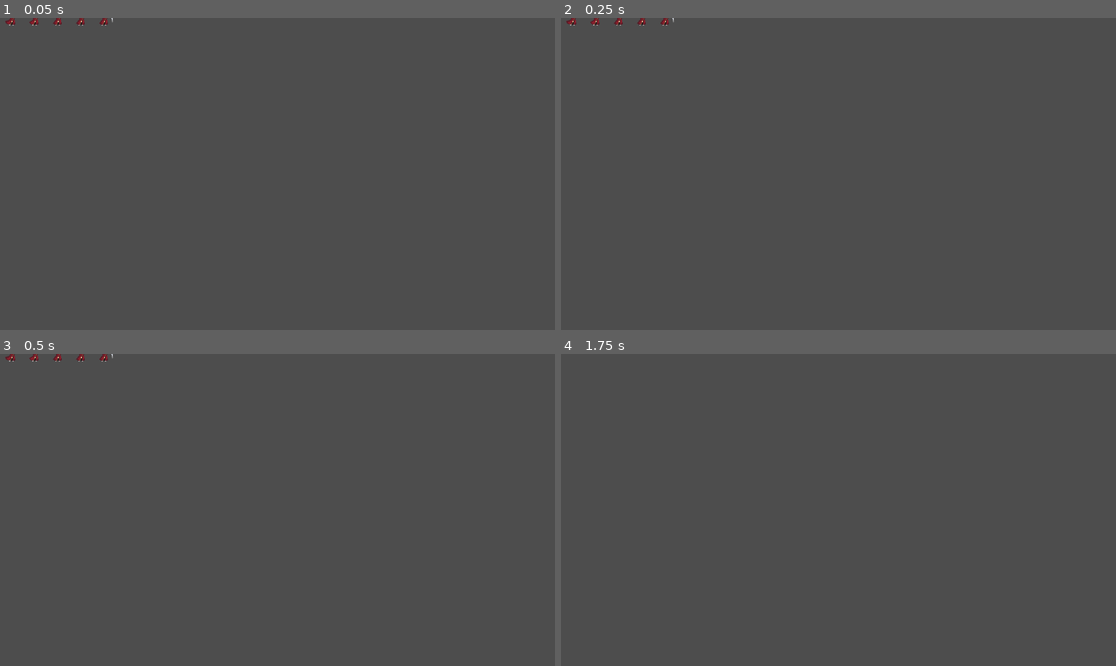
Above: before the commit, frames 1-4 (two rows, left to right).
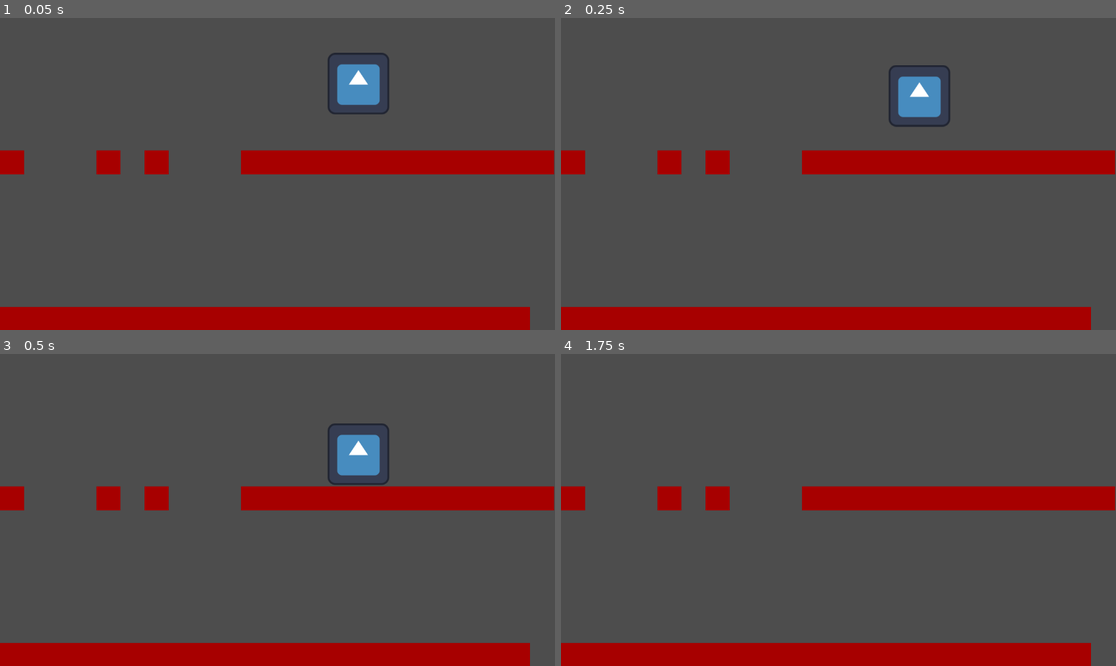
Above: after the commit, the same moments.

Repository: brunopdrocha/AULA_IBMEC_JOGO
Game: Godot game, scene res://principal.tscn
The game is run twice, just before and just after one commit, with the same random seed, the same clock (stepped at 60 frames per second) and the same inputs. The engine's default icon, where the game draws it, is replaced by a stand-in: a white triangle on a blue panel in a dark square.
Inputs:
- Up to frame 1 (0.05 s): no input
- Up to frame 2 (0.25 s): no input
- Up to frame 3 (0.5 s): no input
- Up to frame 4 (1.75 s): hold W (ui_up) 0.53-1.28 s; hold D (ui_right) from 0.53 s (still down); tap W (ui_up) at 1.35, 1.52 s

The runs differ from the first frame. In frame 1, 14% of the frame differs, in the area x 0-100%, y 0-100%; in frame 2, 14%; in frame 3, 14%; in frame 4, 12%.

Commit message:
Implementacao de plataforma e movimentacao no boneco

Diff:
--- /dev/null
+++ b/2-Aula/character.gd
@@ -0,0 +1,20 @@
+extends CharacterBody2D
+
+@export var speed = 600
+@export var gravidade = 800
+@export var pulo = -300
+
+func _physics_process(delta):
+	velocity.y += delta * gravidade
+
+	if Input.is_action_pressed("ui_left"):
+		velocity.x = -speed
+	elif Input.is_action_pressed("ui_right"):
+		velocity.x = speed
+	else:
+		velocity.x = 0
+
+	if Input.is_action_pressed("ui_up") and is_on_floor():
+		velocity.y = pulo
+
+	move_and_slide()
--- /dev/null
+++ b/2-Aula/character.tscn
@@ -0,0 +1,19 @@
+[gd_scene load_steps=4 format=3 uid="uid://cu8ddafqpwxfd"]
+
+[ext_resource type="Texture2D" uid="uid://cvqqt3qgux63e" path="res://icon.svg" id="1_7rwj3"]
+[ext_resource type="Script" path="res://character.gd" id="2_0gmow"]
+
+[sub_resource type="RectangleShape2D" id="RectangleShape2D_4tasd"]
+size = Vector2(130, 130)
+
+[node name="Character" type="Node2D"]
+
+[node name="CharacterBody2D" type="CharacterBody2D" parent="."]
+script = ExtResource("2_0gmow")
+
+[node name="Sprite2D" type="Sprite2D" parent="CharacterBody2D"]
+texture = ExtResource("1_7rwj3")
+
+[node name="CollisionShape2D" type="CollisionShape2D" parent="CharacterBody2D"]
+position = Vector2(0, 2)
+shape = SubResource("RectangleShape2D_4tasd")
--- a/2-Aula/character_body_2d.gd
+++ /dev/null
@@ -1,13 +0,0 @@
-extends CharacterBody2D
-
-
-@export var SPEED = 300.0
-const JUMP_VELOCITY = -400.0
-
-func get_input():
-	var direcao = Input.get_vector("ui_left","ui_right","ui_up","ui_down")
-	velocity = direcao * SPEED
-
-func _physics_process(delta: float) -> void:
-	get_input()
-	move_and_slide()
--- /dev/null
+++ b/2-Aula/plataform.tscn
@@ -0,0 +1,17 @@
+[gd_scene load_steps=3 format=3 uid="uid://dkidughdswkyy"]
+
+[ext_resource type="Texture2D" uid="uid://dicsw4bd8nxf8" path="res://quadrado.png" id="1_ndg3h"]
+
+[sub_resource type="RectangleShape2D" id="RectangleShape2D_ohd7c"]
+size = Vector2(50, 50)
+
+[node name="Plataform" type="Node2D"]
+
+[node name="RigidBody2D" type="RigidBody2D" parent="."]
+gravity_scale = 0.0
+
+[node name="CollisionShape2D" type="CollisionShape2D" parent="RigidBody2D"]
+shape = SubResource("RectangleShape2D_ohd7c")
+
+[node name="Sprite2D" type="Sprite2D" parent="RigidBody2D/CollisionShape2D"]
+texture = ExtResource("1_ndg3h")
--- a/2-Aula/principal.gd
+++ b/2-Aula/principal.gd
@@ -1,14 +1,31 @@
 extends Node2D
 
-@export var magic_number = 3
-var imprimiu = false
-# Called when the node enters the scene tree for the first time.
-func _ready() -> void:
-	print_debug("Start the Game") # Replace with function body.
+const plat = preload("res://plataform.tscn")
+var uma_plat
 
+func _ready():
+	var tamanho = 50
 
-# Called every frame. 'delta' is the elapsed time since the previous frame.
-func _process(delta: float) -> void:
-	if magic_number > 5 and not imprimiu:
-		print_debug("Numero magico aumentou")
-		imprimiu = true
+	var contador = 0
+	while contador < 22:
+		uma_plat = plat.instantiate()
+		uma_plat.position.y = 625
+		uma_plat.position.x = tamanho * (contador + 1) - 25
+		self.add_child(uma_plat)
+		contador += 1
+
+	var locais = [
+		1,0,0,0,1,0,
+		1,0,0,0,1,
+		1,1,1,1,1,
+		1,1,1,1,1,1,1
+	]
+
+	contador = 0
+	for i in locais:
+		if i == 1:
+			uma_plat = plat.instantiate()
+			uma_plat.position.y = 300
+			uma_plat.position.x = tamanho * (contador + 1) - 25
+			self.add_child(uma_plat)
+		contador += 1
--- a/2-Aula/principal.tscn
+++ b/2-Aula/principal.tscn
@@ -1,15 +1,10 @@
-[gd_scene load_steps=4 format=3 uid="uid://xnnf5xhym2ah"]
+[gd_scene load_steps=3 format=3 uid="uid://xnnf5xhym2ah"]
 
 [ext_resource type="Script" path="res://principal.gd" id="1_nka2u"]
-[ext_resource type="Script" path="res://character_body_2d.gd" id="2_s1ua7"]
-[ext_resource type="Texture2D" uid="uid://bqe50olpi7gk4" path="res://WieldWeaponReaper-Sheet.png" id="2_u5uui"]
+[ext_resource type="PackedScene" uid="uid://cu8ddafqpwxfd" path="res://character.tscn" id="2_yp71y"]
 
 [node name="Principal" type="Node2D"]
 script = ExtResource("1_nka2u")
-magic_number = 6
 
-[node name="CharacterBody2D" type="CharacterBody2D" parent="."]
-script = ExtResource("2_s1ua7")
-
-[node name="Sprite2D" type="Sprite2D" parent="CharacterBody2D"]
-texture = ExtResource("2_u5uui")
+[node name="Character" parent="." instance=ExtResource("2_yp71y")]
+position = Vector2(744, 135)
--- a/2-Aula/project.godot
+++ b/2-Aula/project.godot
@@ -12,35 +12,35 @@
 
 config/name="Movimento"
 run/main_scene="res://principal.tscn"
-config/features=PackedStringArray("4.3", "GL Compatibility")
+config/features=PackedStringArray("4.2", "GL Compatibility")
 config/icon="res://icon.svg"
 
 [input]
 
 ui_left={
 "deadzone": 0.5,
-"events": [Object(InputEventKey,"resource_local_to_scene":fa …(171 unchanged characters)… _keycode":0,"key_label":0,"unicode":97,"location":0,"echo":false,"script":null)
+"events": [Object(InputEventKey,"resource_local_to_scene":fa …(171 unchanged characters)… _keycode":0,"key_label":0,"unicode":97,"echo":false,"script":null)
 , Object(InputEventJoypadButton,"resource_local_to_scene":false,"resource_name":"","device":0,"button_index":13,"pressure":0.0,"pressed":false,"script":null)
 , Object(InputEventJoypadMotion,"resource_local_to_scene":false,"resource_name":"","device":0,"axis":0,"axis_value":-1.0,"script":null)
 ]
 }
 ui_right={
 "deadzone": 0.5,
-"events": [Object(InputEventKey,"resource_local_to_scene":fa …(172 unchanged characters)… keycode":0,"key_label":0,"unicode":100,"location":0,"echo":false,"script":null)
+"events": [Object(InputEventKey,"resource_local_to_scene":fa …(172 unchanged characters)… keycode":0,"key_label":0,"unicode":100,"echo":false,"script":null)
 , Object(InputEventJoypadButton,"resource_local_to_scene":false,"resource_name":"","device":0,"button_index":14,"pressure":0.0,"pressed":false,"script":null)
 , Object(InputEventJoypadMotion,"resource_local_to_scene":false,"resource_name":"","device":0,"axis":0,"axis_value":1.0,"script":null)
 ]
 }
 ui_up={
 "deadzone": 0.5,
-"events": [Object(InputEventKey,"resource_local_to_scene":fa …(172 unchanged characters)… keycode":0,"key_label":0,"unicode":119,"location":0,"echo":false,"script":null)
+"events": [Object(InputEventKey,"resource_local_to_scene":fa …(172 unchanged characters)… keycode":0,"key_label":0,"unicode":119,"echo":false,"script":null)
 , Object(InputEventJoypadButton,"resource_local_to_scene":false,"resource_name":"","device":0,"button_index":11,"pressure":0.0,"pressed":false,"script":null)
 , Object(InputEventJoypadMotion,"resource_local_to_scene":false,"resource_name":"","device":0,"axis":1,"axis_value":-1.0,"script":null)
 ]
 }
 ui_down={
 "deadzone": 0.5,
-"events": [Object(InputEventKey,"resource_local_to_scene":fa …(172 unchanged characters)… keycode":0,"key_label":0,"unicode":115,"location":0,"echo":false,"script":null)
+"events": [Object(InputEventKey,"resource_local_to_scene":fa …(172 unchanged characters)… keycode":0,"key_label":0,"unicode":115,"echo":false,"script":null)
 , Object(InputEventJoypadButton,"resource_local_to_scene":false,"resource_name":"","device":0,"button_index":12,"pressure":0.0,"pressed":false,"script":null)
 , Object(InputEventJoypadMotion,"resource_local_to_scene":false,"resource_name":"","device":0,"axis":1,"axis_value":1.0,"script":null)
 ]
Binary file added: 2-Aula/quadrado.png
Not shown, added: 2-Aula/quadrado.png.import
